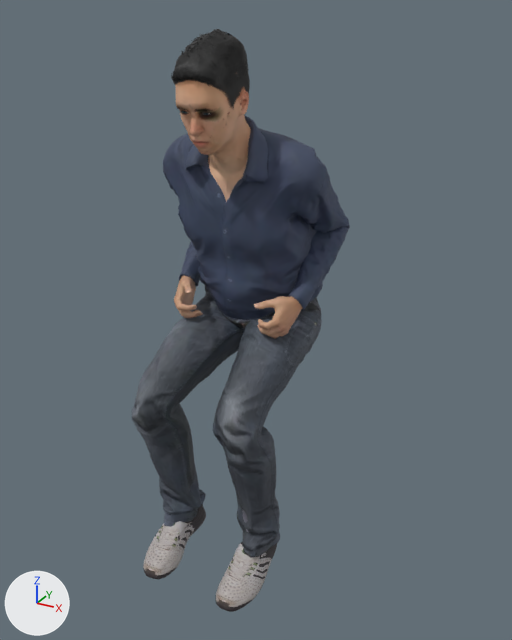
The glTF model assets/personaggi/realistici/sella/uomo-01.glb, before and after one commit.
The view is the same before and after, from a camera (50 mm lens) standing at (0.916, -1.712, 1.527) and looking at (0.054, -0.145, 0.744). The axes (+X, +Y, +Z) are drawn at lower left. The lights are the same throughout. The first picture is the older version. Vertices at exactly the same position are counted once.

Names of what the first picture shows: 'Human', 'Human.male_casualsuit01', 'Human.shoes05', 'Human.short01'.
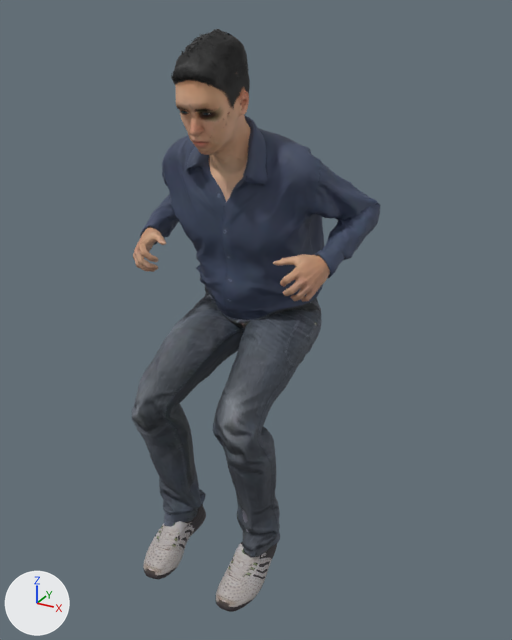
Diff of the bpy script that builds the scene:
```diff
--- a/assets/personaggi/realistici/sella/uomo-01.glb.py
+++ b/assets/personaggi/realistici/sella/uomo-01.glb.py
@@ me_base @@
 # used by ob_human; location = (0.0, 0.0, -0.228)
-me_base.from_pydata(...)  # 7800 vertices, 15500 faces; spans x -0.191..0.191, y -0.347..-0.09, z 0.954..1.689
+me_base.from_pydata(...)  # 7800 vertices, 15500 faces; spans x -0.284..0.284, y -0.347..-0.09, z 1.096..1.689
+# me_base part 1: the loose piece of 1629 vertices spanning x -0.191..-0.089, y -0.242..-0.108, z 0.954..1.072 is multiplied about its middle by the matrix ((0.875, -0.327, 0.356), (0.15, 0.884, 0.443), (-0.459, -0.335, 0.823)), then moved by (-0.092, -0.049, 0.138)
+# me_base part 2: the loose piece of 1629 vertices spanning x 0.089..0.191, y -0.242..-0.108, z 0.954..1.072 is multiplied about its middle by the matrix ((0.875, 0.327, -0.356), (-0.15, 0.884, 0.443), (0.459, -0.335, 0.823)), then moved by (0.092, -0.049, 0.138)
+# other edits to the shape of me_base do not show in these pictures
 me_base.materials.append(mat_human_body)
@@ me_male_casualsuit01 @@
 # used by ob_human_male_casualsuit01; location = (0.0, 0.0, -0.228)
-me_male_casualsuit01.from_pydata(...)  # 8426 vertices, 16672 faces; spans x -0.237..0.24, y -0.446..0.109, z 0.331..1.515
+me_male_casualsuit01.from_pydata(...)  # 8426 vertices, 16672 faces; spans x -0.325..0.322, y -0.446..0.109, z 0.331..1.515
+# me_male_casualsuit01 part 3: 2879 of 8426 vertices moved; they spanned x -0.237..0.24, y -0.238..0.095, z 1.011..1.484 and now span x -0.325..0.322, y -0.237..0.094, z 1.142..1.484; mean shift (-0.002, -0.009, 0.045); largest move (-0.184, -0.133, 1.014) -> (-0.284, -0.194, 1.158)
 me_male_casualsuit01.materials.append(mat_human_male_casualsuit01)
```

Location of each change, [x1, y1, x2, y2] in pixels of the pictures (512 x 640 px; the box of a moved part takes in the faces that stretch with it):
'Human.male_casualsuit01', reshaped (14% wider)
    before: [132, 115, 350, 557]
    after: [132, 115, 381, 557]
'Human', reshaped (53% wider, 14% shorter)
    before: [174, 73, 302, 339]
    after: [133, 73, 330, 302]
part 1 of me_base, moved or reshaped
    before: [174, 275, 203, 318]
    after: [133, 227, 166, 272]
part 2 of me_base, moved or reshaped
    before: [254, 296, 302, 339]
    after: [273, 254, 330, 302]
part 3 of me_male_casualsuit01, moved or reshaped
    before: [163, 125, 350, 311]
    after: [140, 125, 381, 278]
